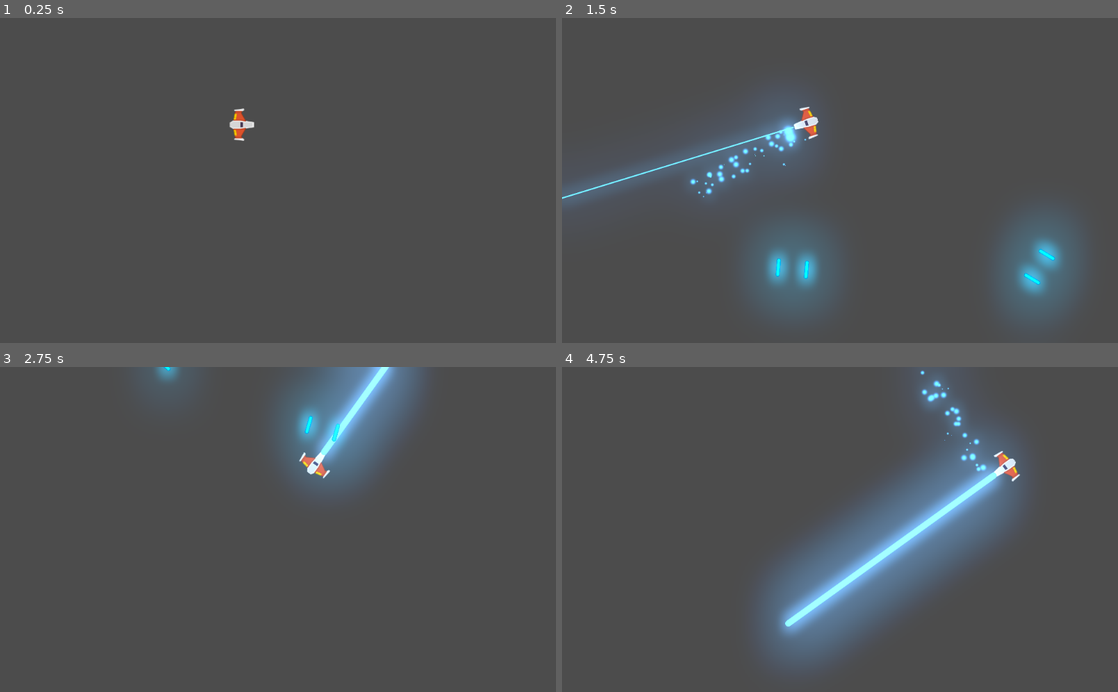
Above: before the commit, frames 1-4 (two rows, left to right).
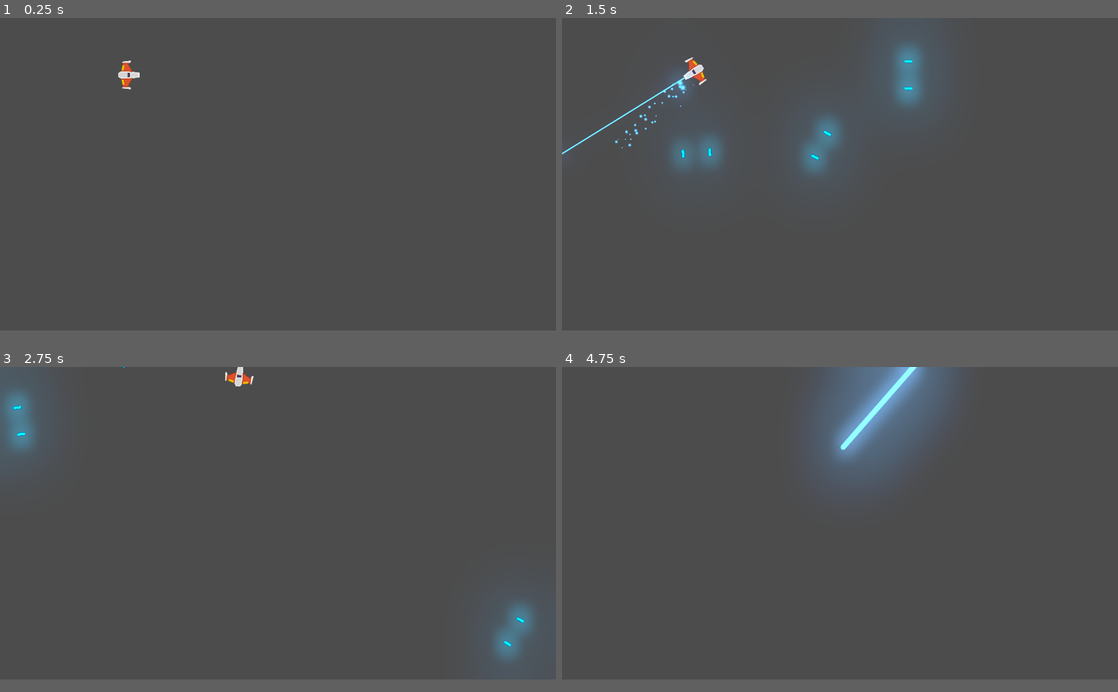
Above: after the commit, the same moments.

Repository: ChristianDTC/Game-Meteorite
Game: Godot game, scene res://Game/Levels/LevelTest.tscn
The game is run twice, just before and just after one commit, with the same random seed, the same clock (stepped at 60 frames per second) and the same inputs.
Inputs (mouse positions are in pixels of both pictures, inside the frame that each line leads up to):
- Up to frame 1 (0.25 s): no input
- Up to frame 2 (1.5 s): tap Enter at 0.5 s; move the mouse to (962, 164) at 0.52 s; hold Right (rotate_right) 0.53-1.28 s; hold Space (shot_main) 0.53-1.28 s; move the mouse to (728, 196) at 1.27 s; hold Down (move_down) from 1.28 s (still down); right-click (728, 196) at 1.35 s
- Up to frame 3 (2.75 s): move the mouse to (333, 458) at 2.02 s; release Down (move_down) at 2.03 s; hold Right (rotate_right) from 2.03 s (still down); hold Space (shot_main) from 2.03 s (still down)
- Up to frame 4 (4.75 s): move the mouse to (812, 594) at 2.77 s; release Right (rotate_right) at 2.78 s; release Space (shot_main) at 2.78 s; hold W (move_up) 2.78-3.53 s; right-click (812, 594) at 2.85 s; move the mouse to (1006, 578) at 3.52 s; hold Space (shot_main) 3.53-4.28 s; hold Left (rotate_left) from 3.53 s (still down); move the mouse to (673, 480) at 4.27 s; right-click (673, 480) at 4.35 s
The window is 800x468 before the commit and 800x450 after it. Grey fills any space a smaller window leaves; there, only what the larger window draws over its background counts as a difference.

The runs differ from the first frame. In frame 1, 0.4% of the frame differs, in the area x 21-46%, y 13-38%; in frame 2, 14%; in frame 3, 10%; in frame 4, 24%, in the area x 35-83%, y 0-93%.

Commit message:
modifique
* transform player
* transform laser
* agregue el icono del proyecto
* agregue las capas
todo funcionando bien

Diff:
--- a/Game/Laser/Laser.tscn
+++ b/Game/Laser/Laser.tscn
@@ -7,8 +7,10 @@
 
 [node name="Laser" type="Area2D"]
 modulate = Color( 0, 1.48627, 2, 1 )
-position = Vector2( -2, 0 )
-scale = Vector2( 0.6, 0.6 )
+scale = Vector2( 0.5, 1 )
+z_as_relative = false
+collision_layer = 0
+collision_mask = 0
 script = ExtResource( 2 )
 
 [node name="Sprite" type="Sprite" parent="."]
--- /dev/null
+++ b/Game/Laser/LaserEnemy.tscn
@@ -0,0 +1,13 @@
+[gd_scene load_steps=3 format=2]
+
+[ext_resource path="res://Game/Laser/Laser.tscn" type="PackedScene" id=1]
+[ext_resource path="res://Game/Laser/laser_enemy.png" type="Texture" id=2]
+
+[node name="LaserEnemy" instance=ExtResource( 1 )]
+modulate = Color( 3, 0, 0, 1 )
+z_index = 39
+collision_layer = 16
+collision_mask = 5
+
+[node name="Sprite" parent="." index="0"]
+texture = ExtResource( 2 )
--- /dev/null
+++ b/Game/Laser/LaserPlayer.tscn
@@ -0,0 +1,8 @@
+[gd_scene load_steps=2 format=2]
+
+[ext_resource path="res://Game/Laser/Laser.tscn" type="PackedScene" id=1]
+
+[node name="LaserPlayer" instance=ExtResource( 1 )]
+z_index = 40
+collision_layer = 8
+collision_mask = 6
--- a/Game/Laser/Muzzle.gd
+++ b/Game/Laser/Muzzle.gd
@@ -4,8 +4,8 @@
 
 # ATRIBUTO EXPORT
 export var laser:PackedScene = null
-export var timing_shot:float = 0.8
-export var velocity_laser:int = 100
+export var timing_shot:float = 0.3
+export var velocity_laser:int = 1600
 export var damage_laser = 1
 
 
--- a/Game/Laser/Muzzle.tscn
+++ b/Game/Laser/Muzzle.tscn
@@ -7,8 +7,6 @@
 scale = Vector2( 0.579135, 0.618845 )
 script = ExtResource( 1 )
 laser = ExtResource( 2 )
-timing_shot = 0.3
-velocity_laser = 1600
 
 [node name="PositionLeft" type="Position2D" parent="."]
 
--- a/Game/Laser/RayLaser/LaserBeam2D.tscn
+++ b/Game/Laser/RayLaser/LaserBeam2D.tscn
@@ -61,8 +61,10 @@
 color_ramp = SubResource( 2 )
 
 [node name="LaserBeam2D" type="RayCast2D"]
+scale = Vector2( 1.5, 1.5 )
 enabled = true
 cast_to = Vector2( 0, 0 )
+collision_mask = 8
 script = ExtResource( 1 )
 
 [node name="FillLine2D" type="Line2D" parent="."]
--- a/Game/Ship/Player.tscn
+++ b/Game/Ship/Player.tscn
@@ -11,23 +11,26 @@
 radius = 38.1182
 
 [node name="Player" type="RigidBody2D"]
+z_index = 50
+z_as_relative = false
+collision_mask = 22
 physics_material_override = ExtResource( 2 )
 gravity_scale = 0.0
 can_sleep = false
 linear_damp = 1.0
 angular_damp = 4.0
 script = ExtResource( 3 )
-power_engine = 5
-power_rotation = 100
+power_engine = 15
+power_rotation = 250
 
 [node name="Sprite" type="Sprite" parent="."]
 rotation = 1.5708
-scale = Vector2( 0.6, 0.6 )
 texture = ExtResource( 1 )
 
 [node name="CollisionShape2D" type="CollisionShape2D" parent="."]
+position = Vector2( 0, 9.09495e-13 )
 rotation = 1.5708
-scale = Vector2( 0.75, 0.55 )
+scale = Vector2( 1.23907, 0.917624 )
 shape = SubResource( 1 )
 
 [node name="Muzzle" parent="." instance=ExtResource( 4 )]
@@ -35,10 +38,10 @@
 velocity_laser = 800
 
 [node name="PositionLeft" parent="Muzzle" index="0"]
-position = Vector2( -45, 0 )
+position = Vector2( -80, -6 )
 
 [node name="PositionRight" parent="Muzzle" index="1"]
-position = Vector2( 45, 0 )
+position = Vector2( 80, -6 )
 
 [node name="ShotSFX" parent="Muzzle" index="2"]
 stream = ExtResource( 5 )
@@ -46,6 +49,6 @@
 bus = "SFX"
 
 [node name="LaserBeam2D" parent="." instance=ExtResource( 6 )]
-position = Vector2( 25, 0 )
+position = Vector2( 40, 0 )
 
 [editable path="Muzzle"]
--- a/project.godot
+++ b/project.godot
@@ -44,13 +44,24 @@
 
 [application]
 
-config/name="Game Meteorite"
+config/name="Meteorite"
 run/main_scene="res://Game/Levels/LevelTest.tscn"
-config/icon="res://icon.png"
+config/icon="res://iconShip1.png"
 
 [autoload]
 
 Events="*res://Game/AutoLoads/Events.gd"
+
+[display]
+
+window/size/width=1920
+window/size/height=1080
+window/size/resizable=false
+window/size/always_on_top=true
+window/size/test_width=1280
+window/size/test_height=720
+window/stretch/mode="2d"
+window/stretch/aspect="keep"
 
 [gui]
 
@@ -94,6 +105,14 @@
  ]
 }
 
+[layer_names]
+
+2d_physics/layer_1="player"
+2d_physics/layer_2="enemy"
+2d_physics/layer_3="meteorite"
+2d_physics/layer_4="missile_player"
+2d_physics/layer_5="missile_enemy"
+
 [physics]
 
 common/enable_pause_aware_picking=true
Binary file added: Game/Laser/laser_enemy.png
Not shown, added: Game/Laser/laser_enemy.png.import
Binary file added: iconShip.png
Not shown, added: iconShip.png.import
Binary file added: iconShip1.png
Not shown, added: iconShip1.png.import
